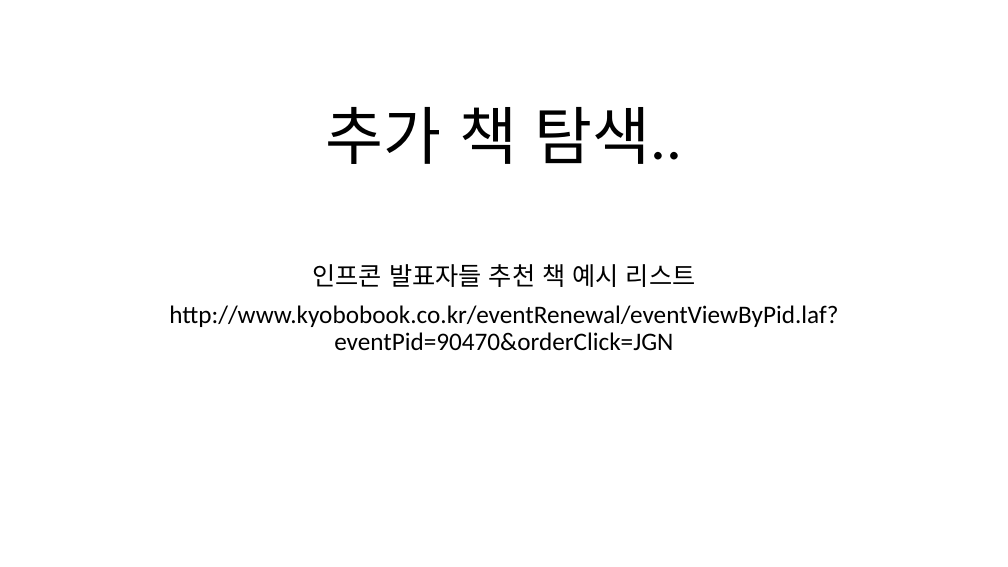
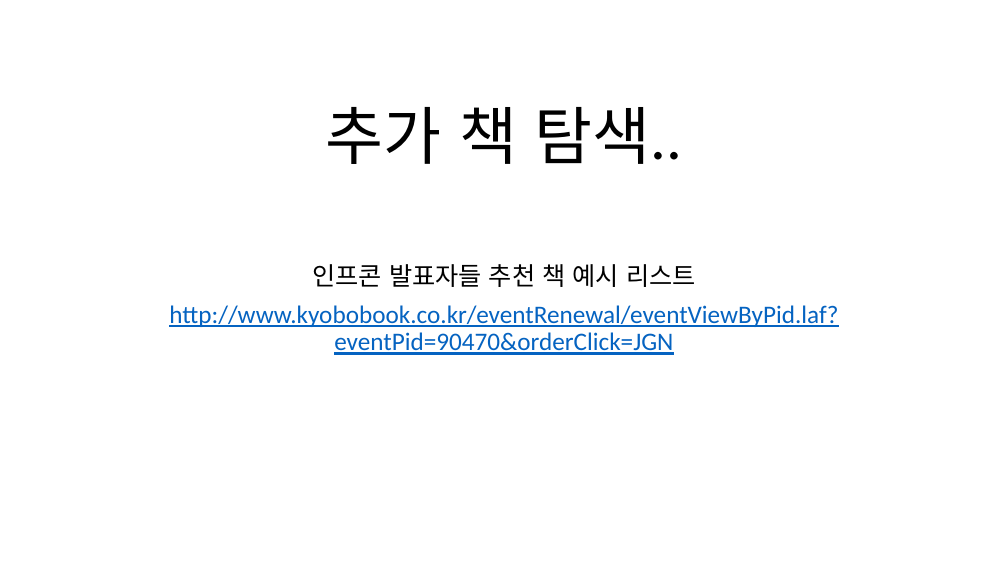
Before and after one commit to dharana77/metoringPython, a slide deck: slide 18 of 피피티_마무리.pptx. Drawn at 1008x567 pixels with LibreOffice and Linux fonts; fonts in the diff are those of the drawing. Boxes give left, top, right and bottom in pixels: in the first picture for what was removed or moved away, otherwise in the second. Text is boxed around its words. In the diff, an @@ line names an element or a change of style, - is before the commit and + after.

Commit message:
feat: 3차 멘토링 일지 추가

```diff
--- a/피피티_마무리.pptx
+++ b/피피티_마무리.pptx
@@ subtitle at [169, 305, 838, 355]: text colour #000000 to #0563C1, underline on in "http://www.kyobobook.co.kr/eventRenewal/eventViewByPid.laf?e ..." @@
```
Also in this commit, not shown: 8 other slides changed, 4 other files.
